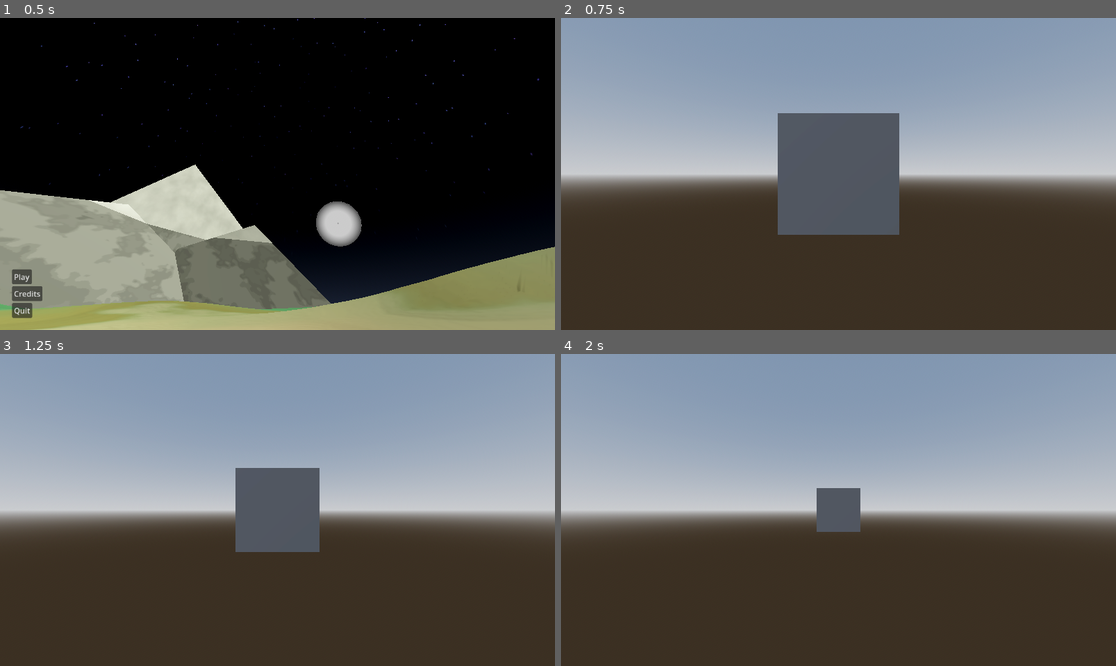
Above: before the commit, frames 1-4 (two rows, left to right).
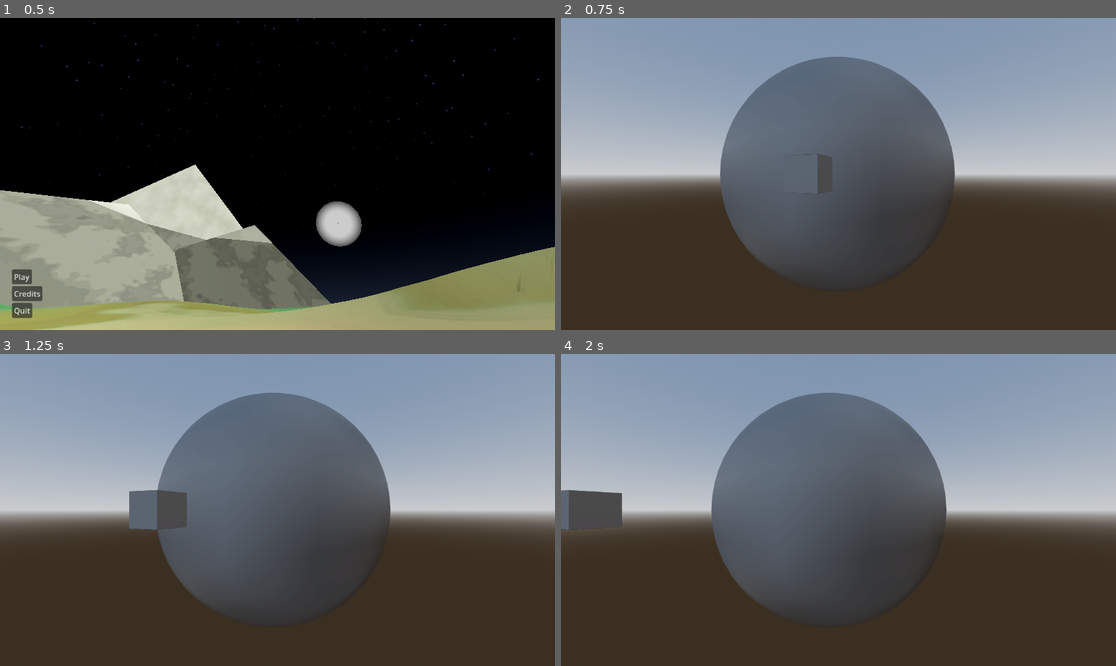
Above: after the commit, the same moments.

Repository: Ortley/black-hole-stars
Game: Godot game, scene res://scene/init.tscn
The game is run twice, just before and just after one commit, with the same random seed, the same clock (stepped at 60 frames per second) and the same inputs.
Inputs (mouse positions are in pixels of both pictures, inside the frame that each line leads up to):
- Up to frame 1 (0.5 s): no input
- Up to frame 2 (0.75 s): click "Play" at 0.5 s
- Up to frame 3 (1.25 s): no input
- Up to frame 4 (2 s): tap Enter at 1.25 s; move the mouse to (960, 494) at 1.27 s; hold Right from 1.28 s (still down); tap Alt at 1.35 s; click (960, 494) at 1.42 s

Frame 1 is identical in both runs. In frame 2, 14% of the frame differs, in the area x 28-71%, y 12-84%; in frame 3, 18%; in frame 4, 22%, in the area x 0-70%, y 12-84%.

Commit message:
Improve the shifting structure and algorithm

Diff:
--- a/project.godot
+++ b/project.godot
@@ -21,14 +21,12 @@
 
 [global_group]
 
-space_bodies="All nodes that can be shifted"
+space_bodies=""
 
 [layer_names]
 
-3d_render/layer_1="Default"
-3d_render/layer_2="World 1x"
-3d_render/layer_3="World 1024x"
-3d_render/layer_4="World 1024x1024x"
+3d_render/layer_2="Normal space"
+3d_render/layer_3="Scaled space"
 
 [physics]
 
--- a/scene/game.tscn
+++ b/scene/game.tscn
@@ -1,7 +1,41 @@
 [gd_scene format=3 uid="uid://bqgm1h2l0q1se"]
 
-[ext_resource type="Script" uid="uid://xw6oeq01hdre" path="res://script/node/bodies_manager.gd" id="1_5kiuu"]
-[ext_resource type="Script" uid="uid://btcf0tuncjykb" path="res://script/node/space_body.gd" id="2_dbls1"]
+[sub_resource type="GDScript" id="GDScript_n4st5"]
+resource_name = "space-manager"
+script/source = "extends Node
+
+@onready var scaled_cam: Camera3D = $\"../Scaled/SVC/SubViewport/Camera\"
+@onready var normal_cam: Camera3D = $\"../Normal/SVC/SubViewport/Camera\"
+
+var normal_cam_pos := DoubleVector.new(0, 0, 0)
+
+var origin := DoubleVector.new(0, 0, 0)
+var threshold := 5.0
+@onready var threshold_squared := threshold * threshold
+var scale := 10.0
+
+func _physics_process(delta: float) -> void:
+	normal_cam_pos.x += 5 * delta
+	var diff := normal_cam_pos.sub(origin)
+	if diff.length_squared() > threshold_squared:
+		origin.x = normal_cam_pos.x
+		origin.y = normal_cam_pos.y
+		origin.z = normal_cam_pos.z
+
+		for body in get_tree().get_nodes_in_group(\"space_bodies\"):
+			if body is Node3D:
+				body.position.x -= diff.x
+				body.position.y -= diff.y;
+				body.position.z -= diff.z;
+
+	normal_cam.position.x = normal_cam_pos.x - origin.x
+	normal_cam.position.y = normal_cam_pos.y - origin.y
+	normal_cam.position.z = normal_cam_pos.z - origin.z
+
+	scaled_cam.position.x = normal_cam_pos.x / scale
+	scaled_cam.position.y = normal_cam_pos.y / scale
+	scaled_cam.position.z = normal_cam_pos.z / scale
+"
 
 [sub_resource type="ProceduralSkyMaterial" id="ProceduralSkyMaterial_n4st5"]
 sky_horizon_color = Color(0.66224277, 0.6717428, 0.6867428, 1)
@@ -18,9 +52,8 @@
 
 [node name="Game" type="Node3D" unique_id=1835963098]
 
-[node name="BodiesManager" type="Node" parent="." unique_id=903733229]
-script = ExtResource("1_5kiuu")
-metadata/_custom_type_script = "uid://xw6oeq01hdre"
+[node name="SpaceManager" type="Node" parent="." unique_id=1155875696]
+script = SubResource("GDScript_n4st5")
 
 [node name="WorldEnvironment" type="WorldEnvironment" parent="." unique_id=1567304175]
 environment = SubResource("Environment_dbls1")
@@ -29,18 +62,62 @@
 transform = Transform3D(-0.8660254, -0.43301278, 0.25, 0, 0.49999997, 0.86602545, -0.50000006, 0.75, -0.43301266, 0, 0, 0)
 shadow_enabled = true
 
-[node name="SubViewport" type="SubViewport" parent="." unique_id=2096346291]
+[node name="World" type="Node3D" parent="." unique_id=2006646868]
 
-[node name="SpaceBody" type="Node3D" parent="." unique_id=1280416116]
-script = ExtResource("2_dbls1")
-metadata/_custom_type_script = "uid://btcf0tuncjykb"
+[node name="Scaled" type="Node3D" parent="World" unique_id=1367243315]
 
-[node name="CSGBox3D" type="CSGBox3D" parent="SpaceBody" unique_id=657665700]
+[node name="CSGSphere3D" type="CSGSphere3D" parent="World/Scaled" unique_id=1305625284]
+transform = Transform3D(1, 0, 0, 0, 1, 0, 0, 0, 1, 0, 0, -20)
+layers = 4
+radius = 10.0
+radial_segments = 64
+rings = 32
 
-[node name="SpaceBody2" type="Node3D" parent="." unique_id=844285899]
-script = ExtResource("2_dbls1")
-real_pos = [0.0, 0.0, 1.0]
-metadata/_custom_type_script = "uid://btcf0tuncjykb"
+[node name="Normal" type="Node3D" parent="World" unique_id=1530911982]
 
-[node name="Camera" type="Camera3D" parent="SpaceBody2" unique_id=544458081]
-transform = Transform3D(1, 0, 0, 0, 1, 0, 0, 0, 1, 0, 0, 1)
+[node name="CSGBox3D" type="CSGBox3D" parent="World/Normal" unique_id=1879325631 groups=["space_bodies"]]
+transform = Transform3D(0.9437029, 0, -0.3307944, 0, 1, 0, 0.3307944, 0, 0.9437029, 0, 0, -5.749104)
+layers = 2
+
+[node name="Scaled" type="CanvasLayer" parent="." unique_id=120549414]
+
+[node name="SVC" type="SubViewportContainer" parent="Scaled" unique_id=1684591366]
+anchors_preset = 15
+anchor_right = 1.0
+anchor_bottom = 1.0
+grow_horizontal = 2
+grow_vertical = 2
+stretch = true
+
+[node name="SubViewport" type="SubViewport" parent="Scaled/SVC" unique_id=569737571]
+handle_input_locally = false
+msaa_3d = 1
+size = Vector2i(1152, 648)
+render_target_update_mode = 4
+
+[node name="Camera" type="Camera3D" parent="Scaled/SVC/SubViewport" unique_id=1868895831]
+cull_mask = 4
+
+[node name="Normal" type="CanvasLayer" parent="." unique_id=453739822]
+layer = 2
+
+[node name="SVC" type="SubViewportContainer" parent="Normal" unique_id=2067133341]
+anchors_preset = 15
+anchor_right = 1.0
+anchor_bottom = 1.0
+grow_horizontal = 2
+grow_vertical = 2
+stretch = true
+
+[node name="SubViewport" type="SubViewport" parent="Normal/SVC" unique_id=1482359707]
+transparent_bg = true
+handle_input_locally = false
+msaa_3d = 1
+size = Vector2i(1152, 648)
+render_target_update_mode = 4
+
+[node name="Camera" type="Camera3D" parent="Normal/SVC/SubViewport" unique_id=1514105538]
+cull_mask = 2
+
+[node name="UI" type="CanvasLayer" parent="." unique_id=1299511746]
+layer = 3
--- a/script/node/bodies_manager.gd
+++ /dev/null
@@ -1,26 +0,0 @@
-extends Node
-class_name BodiesManager
-
-@export var threshold := 1000.0
-@export var origin := [0.0, 0.0, 0.0]
-
-@onready var camera: SpaceBody = $"../SpaceBody2"
-
-func _physics_process(delta: float) -> void:
-	var  x = camera.real_pos.map(func (x): return x * (1.0+delta) as float) as Array[float]
-	print(x)
-	print(typeof(x))
-	camera.real_pos = camera.real_pos.map(func (x): return x * (1.0+delta) as float) as Array[float]
-	print(camera.real_pos)
-	camera.update_pos(origin)
-
-
-	if camera.position.length() > threshold:
-		var shift = camera.position
-
-		origin[0] += shift.x
-		origin[1] += shift.y
-		origin[2] += shift.z
-
-		for body: SpaceBody in get_tree().get_nodes_in_group("space_bodies"):
-			body.position -= shift
--- a/script/node/space_body.gd
+++ /dev/null
@@ -1,17 +0,0 @@
-extends Node3D
-class_name SpaceBody
-
-# Godot uses float32 for Vector3, this is float64, capiche?
-@export var real_pos := [0.0, 0.0, 0.0]
-
-
-func _init() -> void:
-	self.add_to_group("space_bodies")
-
-
-func update_pos(with_origin: Array) -> void:
-	self.position = Vector3(
-		real_pos[0] - with_origin[0],
-		real_pos[1] - with_origin[1],
-		real_pos[2] - with_origin[2],
-	)
Not shown, removed: script/node/bodies_manager.gd.uid
Not shown, removed: script/node/space_body.gd.uid
